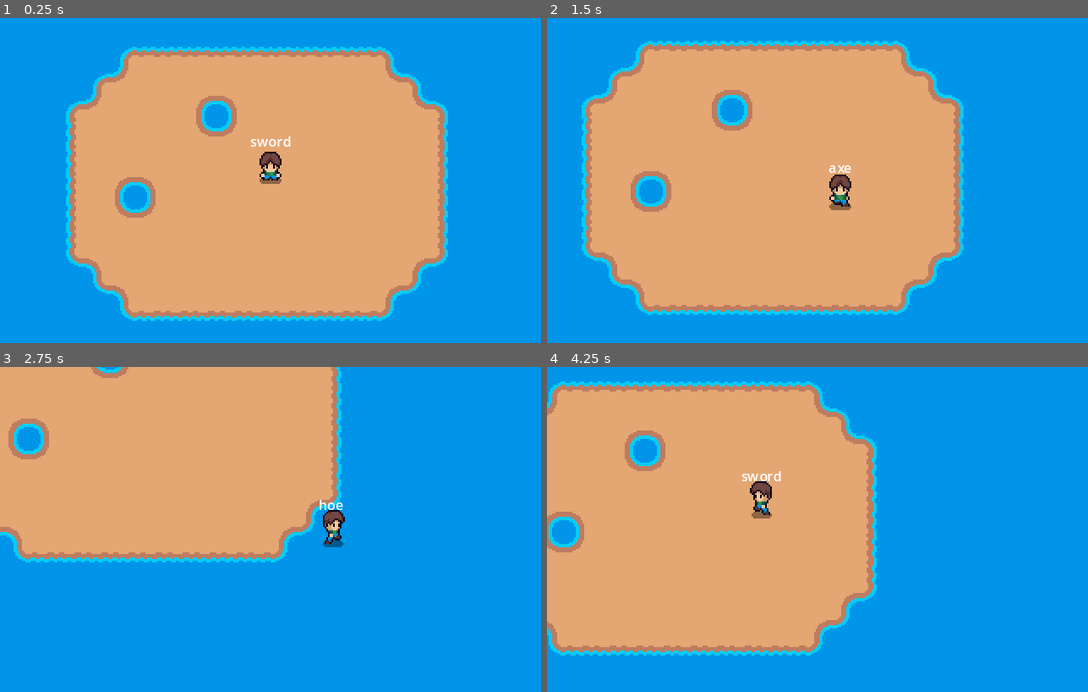
Above: before the commit, frames 1-4 (two rows, left to right).
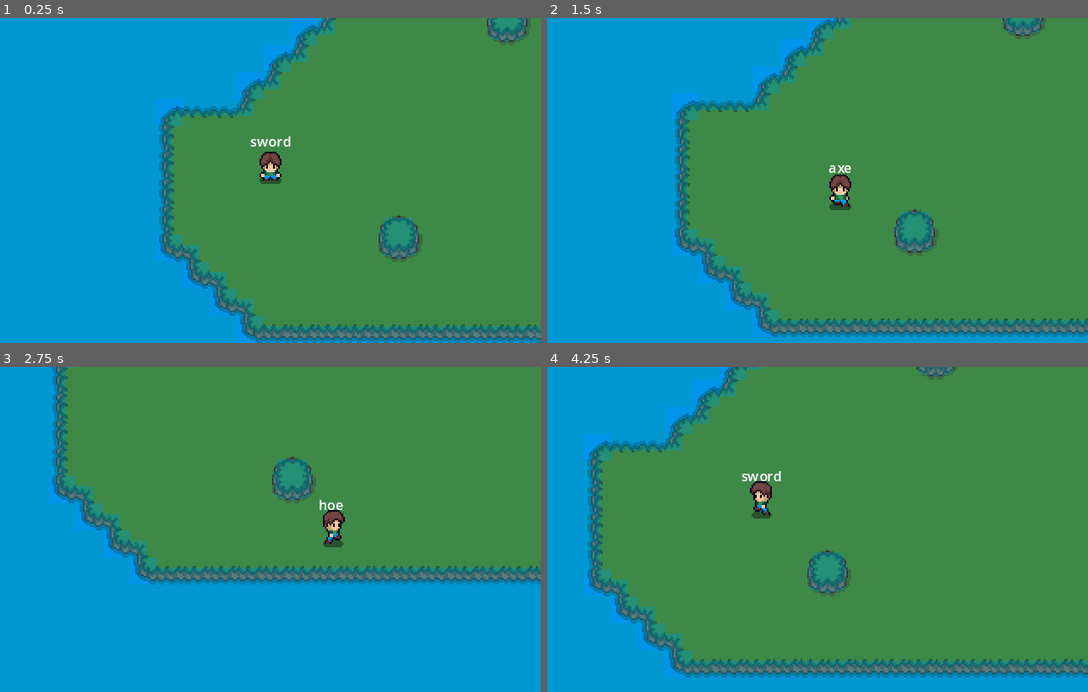
Above: after the commit, the same moments.

Repository: VictorPrazeres/swordFantasy
Game: Godot game, scene res://level/level.tscn
Two runs of this game, one before a commit and one after it. Both use one fixed random seed, a clock stepped at 60 frames per second and the inputs below. The project has no main scene, so this scene is started directly.
Inputs (mouse positions are in pixels of both pictures, inside the frame that each line leads up to):
- Up to frame 1 (0.25 s): no input
- Up to frame 2 (1.5 s): move the mouse to (936, 164) at 0.52 s; hold D (move_right) 0.53-1.28 s; click (936, 164) at 0.6 s; move the mouse to (709, 196) at 1.27 s; hold S (move_down) from 1.28 s (still down); tap 3 (axe) at 1.35 s
- Up to frame 3 (2.75 s): move the mouse to (324, 458) at 2.02 s; release S (move_down) at 2.03 s; hold D (move_right) from 2.03 s (still down); tap 4 (hoe) at 2.1 s
- Up to frame 4 (4.25 s): move the mouse to (790, 594) at 2.77 s; release D (move_right) at 2.78 s; hold W (move_up) 2.78-3.53 s; tap 2 (pickaxe) at 2.85 s; move the mouse to (979, 578) at 3.52 s; hold A (move_left) from 3.53 s (still down); tap 1 (sword) at 3.6 s

The runs differ from the first frame. In frame 1, 78% of the frame differs, in the area x 12-100%, y 0-100%; in frame 2, 83%; in frame 3, 64%; in frame 4, 91%, in the area x 0-100%, y 0-96%.

Commit message:
feat(terrain): setup terrain collision
Configure collision shapes and layers on terrain tiles to enable physical
interactions with characters and objects.

Diff:
--- a/level/level.tscn
+++ b/level/level.tscn
@@ -9,14 +9,17 @@
 
 [node name="Beach" parent="Terrain" index="0"]
 tile_map_data = PackedByteArray("AAACAAcAAAAAAAAAAAADAAYAAAAAAAAAAAAEAAUAAAAAAAAAAAAOAAUAAAACAAAAAAAPAAYAAAACAAAAAAAQAA …(2368 unchanged characters)…
+collision_visibility_mode = 1
 
 [node name="Cliff" parent="Terrain" index="1"]
 tile_map_data = PackedByteArray("AAAVAPz/AQAAAAAAAAAVAPv/AQAAAAAAAAAVAPr/AQAAAAAAAAAVAPn/AQAAAAAAAAAWAPn/AQAAAAAAAAAWAP …(6896 unchanged characters)…
+collision_visibility_mode = 1
 
 [node name="Water" parent="Terrain" index="3"]
 tile_map_data = PackedByteArray("AAABAAgAAAAAAAAAAAAAAAgAAAAAAAAAAAAAAAkAAAAAAAAAAAD//wkAAAAAAAAAAAD+/wkAAAAAAAAAAAD9/w …(92736 unchanged characters)…
+collision_visibility_mode = 1
 
 [node name="Player" parent="." instance=ExtResource("2_7wjld")]
-position = Vector2(160, 166)
+position = Vector2(388, -80)
 
 [editable path="Terrain"]
--- a/player/player.tscn
+++ b/player/player.tscn
@@ -2185,6 +2185,9 @@
 [sub_resource type="LabelSettings" id="LabelSettings_dfjxq"]
 font_size = 8
 
+[sub_resource type="CircleShape2D" id="CircleShape2D_o1p4p"]
+radius = 4.0
+
 [node name="Player" type="CharacterBody2D" node_paths=PackedStringArray("_player_animator", "_action_timer", "_attack_area", "_current_weapon_text")]
 script = ExtResource("1_8y3v2")
 _movement_velocity = 96.0
@@ -2236,4 +2239,7 @@
 position_smoothing_enabled = true
 position_smoothing_speed = 2.0
 
+[node name="PlayerCollision" type="CollisionShape2D" parent="."]
+shape = SubResource("CircleShape2D_o1p4p")
+
 [connection signal="timeout" from="ActionTimer" to="." method="_on_action_timer_timeout"]
--- a/terrain/terrain.tscn
+++ b/terrain/terrain.tscn
@@ -11,37 +11,62 @@
 [sub_resource type="TileSetAtlasSource" id="TileSetAtlasSource_1c7rl"]
 texture = ExtResource("1_nlb0j")
 0:0/0 = 0
+0:0/0/physics_layer_0/polygon_0/points = PackedVector2Array(8, 8, 0, 8, 2, 2, 8, 0)
 1:0/0 = 0
+1:0/0/physics_layer_0/polygon_0/points = PackedVector2Array(-8, 0, 8, 0, 8, 8, -8, 8)
 2:0/0 = 0
+2:0/0/physics_layer_0/polygon_0/points = PackedVector2Array(-8, 8, 0, 8, -2, 2, -8, 0)
 3:0/0 = 0
+3:0/0/physics_layer_0/polygon_0/points = PackedVector2Array(0, -2, 8, -4, 8, 8, -4, 8)
 4:0/0 = 0
+4:0/0/physics_layer_0/polygon_0/points = PackedVector2Array(0, -2, -8, -4, -8, 8, 4, 8)
 0:1/0 = 0
+0:1/0/physics_layer_0/polygon_0/points = PackedVector2Array(8, -8, 0, -8, 0, 8, 8, 8)
 1:1/0 = 0
 2:1/0 = 0
+2:1/0/physics_layer_0/polygon_0/points = PackedVector2Array(-8, -8, 0, -8, 0, 8, -8, 8)
 3:1/0 = 0
+3:1/0/physics_layer_0/polygon_0/points = PackedVector2Array(0, 2, 8, 4, 8, -8, -4, -8)
 4:1/0 = 0
+4:1/0/physics_layer_0/polygon_0/points = PackedVector2Array(0, 2, -8, 4, -8, -8, 4, -8)
 0:2/0 = 0
+0:2/0/physics_layer_0/polygon_0/points = PackedVector2Array(8, -8, 0, -8, 2, -2, 8, 0)
 1:2/0 = 0
+1:2/0/physics_layer_0/polygon_0/points = PackedVector2Array(-8, 0, 8, 0, 8, -8, -8, -8)
 2:2/0 = 0
+2:2/0/physics_layer_0/polygon_0/points = PackedVector2Array(-8, -8, 0, -8, -2, -2, -8, 0)
 
 [sub_resource type="TileSet" id="TileSet_f4bq1"]
+physics_layer_0/collision_layer = 1
 sources/0 = SubResource("TileSetAtlasSource_1c7rl")
 
 [sub_resource type="TileSetAtlasSource" id="TileSetAtlasSource_u6i12"]
 texture = ExtResource("2_pce2i")
 0:0/0 = 0
+0:0/0/physics_layer_0/polygon_0/points = PackedVector2Array(-2, -2, 8, -2, 8, 8, -2, 8)
 1:0/0 = 0
+1:0/0/physics_layer_0/polygon_0/points = PackedVector2Array(8, -2, -8, -2, -8, 8, 8, 8)
 2:0/0 = 0
+2:0/0/physics_layer_0/polygon_0/points = PackedVector2Array(2, -2, -8, -2, -8, 8, 2, 8)
 0:1/0 = 0
+0:1/0/physics_layer_0/polygon_0/points = PackedVector2Array(-2, -8, 8, -8, 8, 8, -2, 8)
 1:1/0 = 0
 2:1/0 = 0
+2:1/0/physics_layer_0/polygon_0/points = PackedVector2Array(2, -8, -8, -8, -8, 8, 2, 8)
 0:2/0 = 0
+0:2/0/physics_layer_0/polygon_0/points = PackedVector2Array(-2, 2, 8, 2, 8, -8, -2, -8)
 1:2/0 = 0
+1:2/0/physics_layer_0/polygon_0/points = PackedVector2Array(-8, 2, 8, 2, 8, -8, -8, -8)
 2:2/0 = 0
+2:2/0/physics_layer_0/polygon_0/points = PackedVector2Array(2, 2, -8, 2, -8, -8, 2, -8)
 0:3/0 = 0
+0:3/0/physics_layer_0/polygon_0/points = PackedVector2Array(0, -2, 8, -2, 8, 8, -4, 8)
 1:3/0 = 0
+1:3/0/physics_layer_0/polygon_0/points = PackedVector2Array(0, -2, -8, -2, -8, 8, 4, 8)
 0:4/0 = 0
+0:4/0/physics_layer_0/polygon_0/points = PackedVector2Array(-2, 4, 8, 6, 8, -8, -4, -8)
 1:4/0 = 0
+1:4/0/physics_layer_0/polygon_0/points = PackedVector2Array(2, 4, -8, 6, -8, -8, 4, -8)
 0:5/0 = 0
 1:5/0 = 0
 2:5/0 = 0
@@ -51,6 +76,7 @@
 0:0/0 = 0
 
 [sub_resource type="TileSet" id="TileSet_ieyqs"]
+physics_layer_0/collision_layer = 1
 sources/0 = SubResource("TileSetAtlasSource_u6i12")
 sources/1 = SubResource("TileSetAtlasSource_huqmj")
 
@@ -84,27 +110,42 @@
 [sub_resource type="TileSetAtlasSource" id="TileSetAtlasSource_7wxoq"]
 texture = ExtResource("6_r22ud")
 0:0/0 = 0
+0:0/0/physics_layer_0/polygon_0/points = PackedVector2Array(-8, -8, 8, -8, 8, 8, -8, 8)
 
 [sub_resource type="TileSetAtlasSource" id="TileSetAtlasSource_q8eri"]
 texture = ExtResource("7_rkl23")
 0:0/0 = 0
+0:0/0/physics_layer_0/polygon_0/points = PackedVector2Array(8, 8, -2, 8, -2, -2, 8, -2)
 1:0/0 = 0
+1:0/0/physics_layer_0/polygon_0/points = PackedVector2Array(-8, -2, 8, -2, 8, 8, -8, 8)
 2:0/0 = 0
+2:0/0/physics_layer_0/polygon_0/points = PackedVector2Array(-8, 8, 2, 8, 2, -2, -8, -2)
 0:1/0 = 0
+0:1/0/physics_layer_0/polygon_0/points = PackedVector2Array(8, -8, -2, -8, -2, 8, 8, 8)
 1:1/0 = 0
+1:1/0/physics_layer_0/polygon_0/points = PackedVector2Array(-8, -8, 8, -8, 8, 8, -8, 8)
 2:1/0 = 0
+2:1/0/physics_layer_0/polygon_0/points = PackedVector2Array(-8, -8, 2, -8, 2, 8, -8, 8)
 0:2/0 = 0
+0:2/0/physics_layer_0/polygon_0/points = PackedVector2Array(8, -8, -2, -8, -2, 2, 8, 2)
 1:2/0 = 0
+1:2/0/physics_layer_0/polygon_0/points = PackedVector2Array(-8, 2, 8, 2, 8, -8, -8, -8)
 2:2/0 = 0
+2:2/0/physics_layer_0/polygon_0/points = PackedVector2Array(-8, -8, 2, -8, 2, 2, -8, 2)
 0:3/0 = 0
+0:3/0/physics_layer_0/polygon_0/points = PackedVector2Array(-6, 8, 8, 8, 8, -2, 0, -2)
 1:3/0 = 0
+1:3/0/physics_layer_0/polygon_0/points = PackedVector2Array(6, 8, -8, 8, -8, -2, 0, -2)
 0:4/0 = 0
+0:4/0/physics_layer_0/polygon_0/points = PackedVector2Array(-6, -8, 8, -8, 8, 8, -2, 4)
 1:4/0 = 0
+1:4/0/physics_layer_0/polygon_0/points = PackedVector2Array(6, -8, -8, -8, -8, 8, 2, 4)
 0:5/0 = 0
 1:5/0 = 0
 2:5/0 = 0
 
 [sub_resource type="TileSet" id="TileSet_qvuv5"]
+physics_layer_0/collision_layer = 1
 sources/0 = SubResource("TileSetAtlasSource_7wxoq")
 sources/1 = SubResource("TileSetAtlasSource_q8eri")
 
Not shown: 1 places in player/player.tscn that only renumber resources
